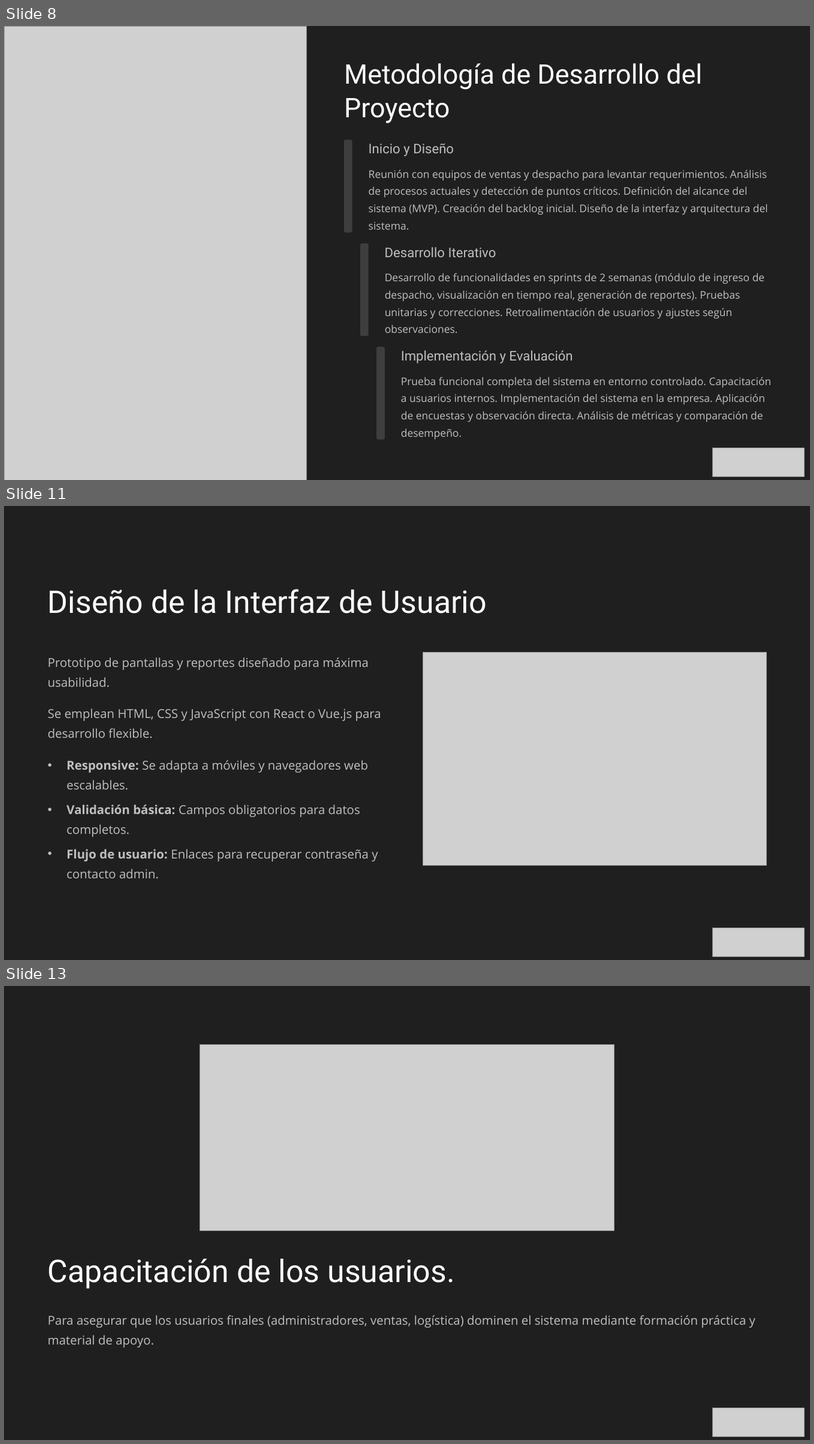
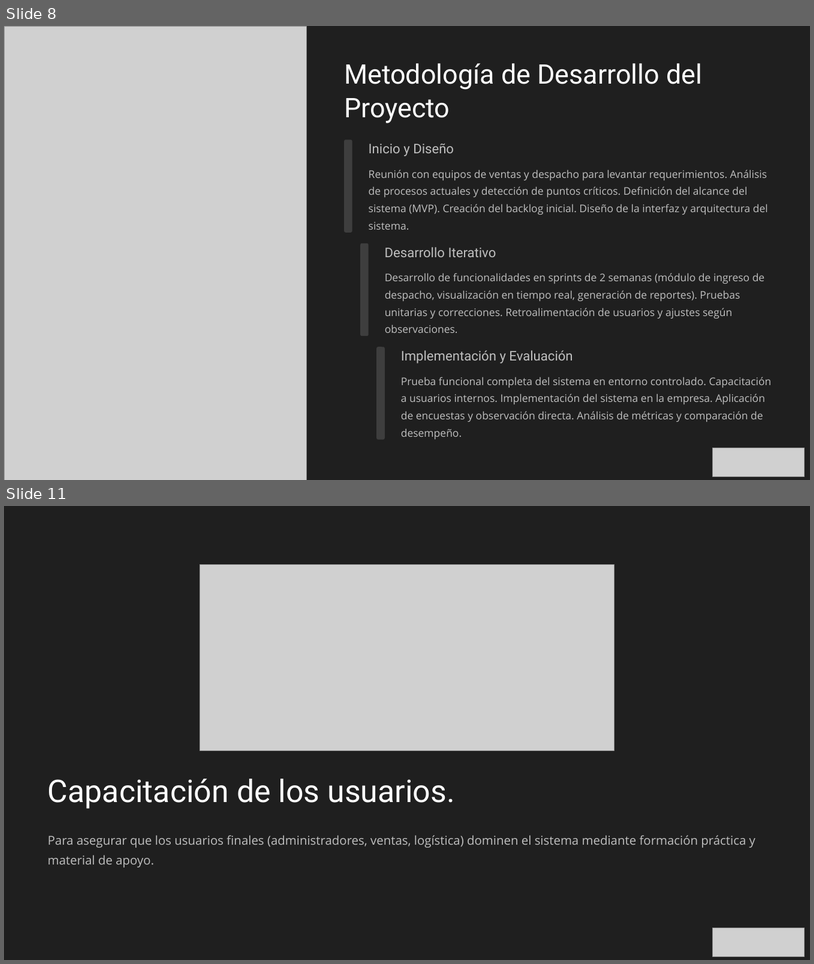
Before and after one commit to MikeBrevis/IACC_Examen_Final, a slide deck: MichelBrevis-Presentación examen final.pptx. Shown one above the other, each under a label of ours: slides 8, 11 and 13 before the commit, slides 8 and 11 after it; the slides between them are not shown. The pictures are 814x1444 and 814x964 pixels, drawn with LibreOffice and Linux fonts; fonts in the diff are those of the drawing; grey boxes stand for pictures; background and template pictures are left out. Boxes give left, top, right and bottom in pixels: in the first picture for what was removed or moved away, otherwise in the second. Text is boxed around its words. In the diff, an @@ line names an element or a change of style, - is before the commit and + after.

```diff
--- a/MichelBrevis-Presentación examen final.pptx
+++ b/MichelBrevis-Presentación examen final.pptx
@@ slide 11 removed at (x1=4, y1=506, x2=810, y2=960), background #FFFFFF; not listed: 1 template element that a slide beside it also shows @@
@@ text removed at (x1=48, y1=589, x2=487, y2=613) @@
-Diseño de la Interfaz de Usuario
@@ text removed at (x1=48, y1=657, x2=368, y2=687) @@
-Prototipo de pantallas y reportes diseñado para máxima usabilidad.
@@ picture removed at (x1=423, y1=652, x2=767, y2=865) @@
@@ text removed at (x1=48, y1=708, x2=381, y2=738) @@
-Se emplean HTML, CSS y JavaScript con React o Vue.js para desarrollo flexible.
@@ text removed at (x1=66, y1=760, x2=368, y2=789) @@
-• Responsive: Se adapta a móviles y navegadores web escalables.
@@ text removed at (x1=66, y1=804, x2=360, y2=837) @@
-• Validación básica: Campos obligatorios para datos completos.
@@ text removed at (x1=66, y1=849, x2=378, y2=878) @@
-• Flujo de usuario: Enlaces para recuperar contraseña y contacto admin.
@@ picture removed at (x1=713, y1=927, x2=805, y2=955) @@
@@ what was slide 13 is now slide 11 @@
```
Also in this commit, not shown: 4 slides changed, 2 slides added, 3 other slides removed.
